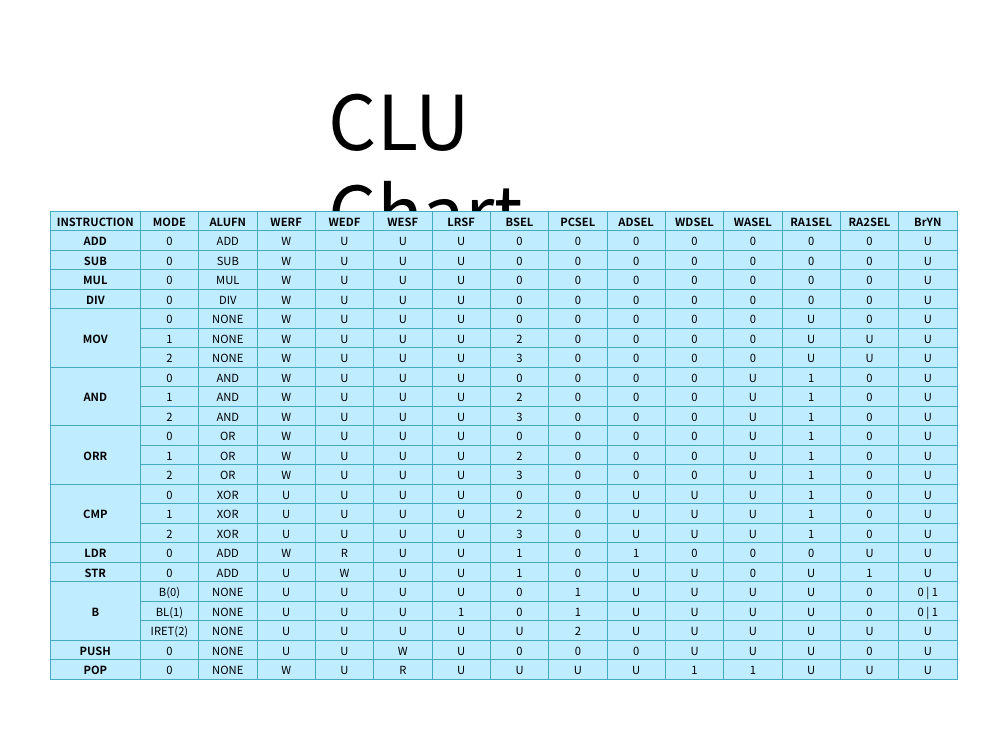
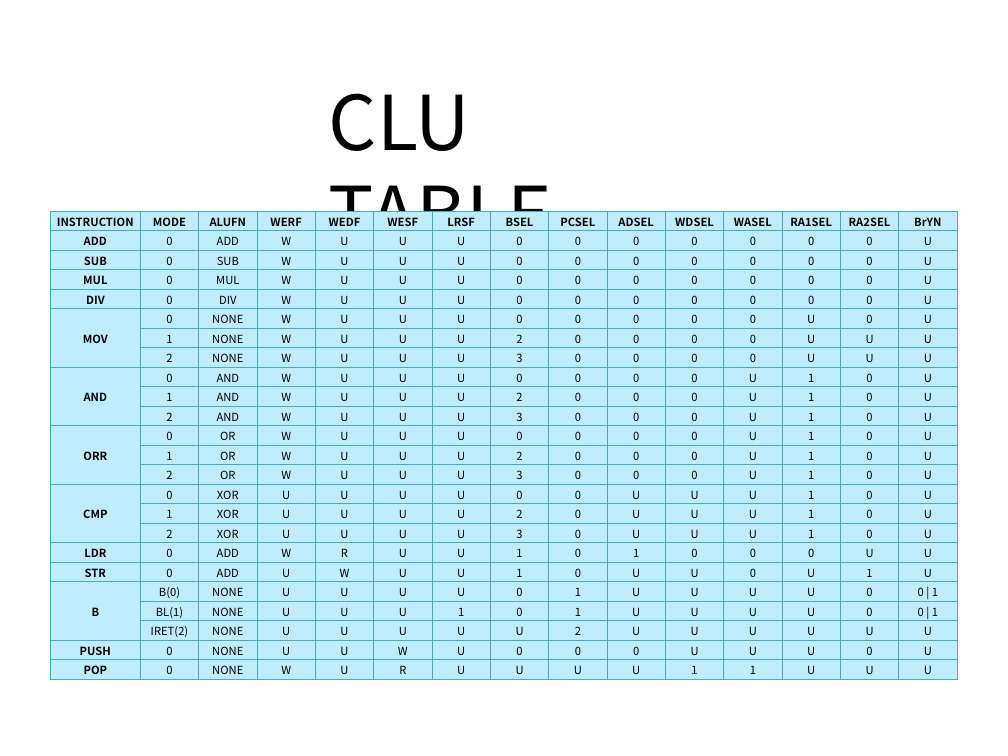
Before and after one commit to eldora/CASM, a slide deck: slide 27 of GradPortfolio.pptx. Drawn at 1008x756 pixels with LibreOffice and Linux fonts; fonts in the diff are those of the drawing. Boxes give left, top, right and bottom in pixels: in the first picture for what was removed or moved away, otherwise in the second. Text is boxed around its words. In the diff, an @@ line names an element or a change of style, - is before the commit and + after.

```diff
--- a/GradPortfolio.pptx
+++ b/GradPortfolio.pptx
@@ text at (329,93,552,259): text changed @@
-CLU Chart
+CLU TABLE
```
Also in this commit, not shown: 15 other slides changed, 5 other files.
